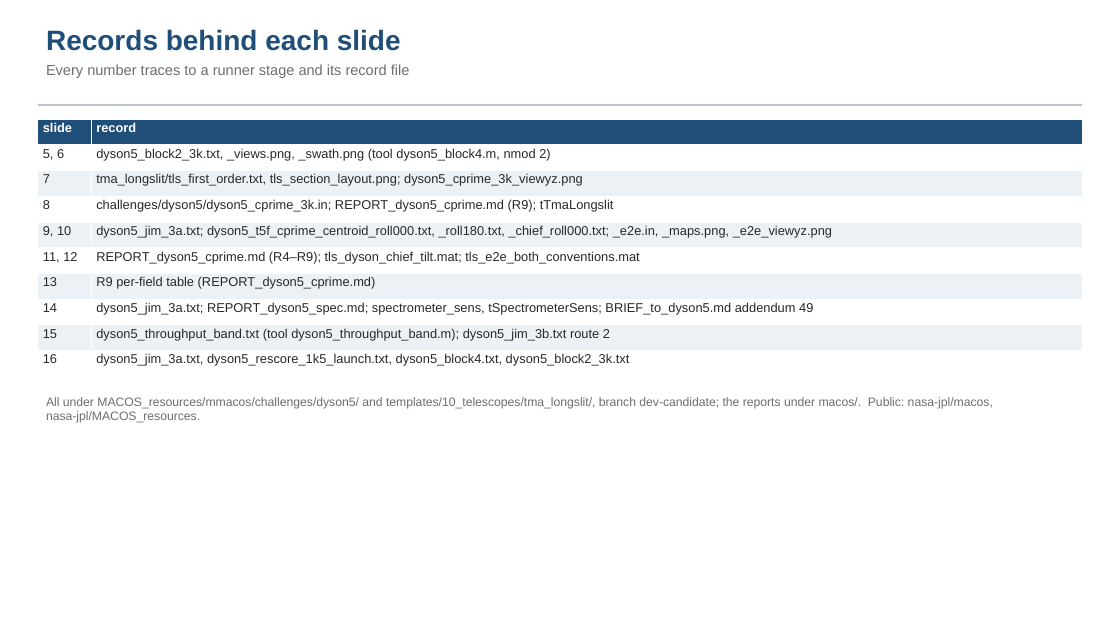
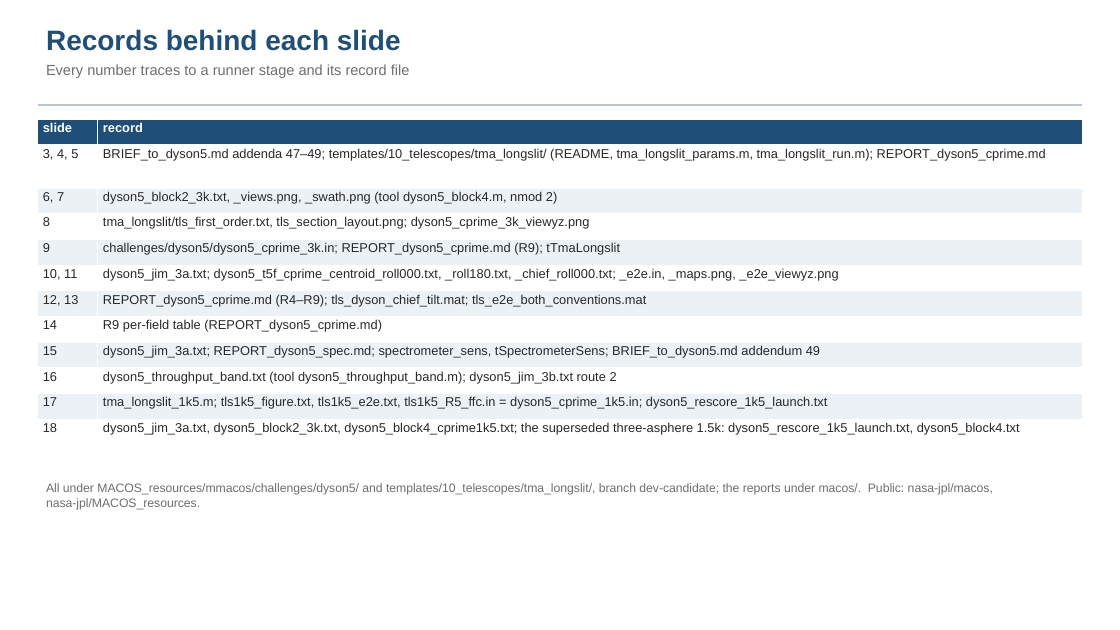
Before and after one commit to nasa-jpl/macos, a slide deck: slide 28 of demo_session/deck_dyson_3k_baseline.pptx (slide 26 before the commit). Drawn at 1120x630 pixels with LibreOffice and Linux fonts; fonts in the diff are those of the drawing. Boxes give left, top, right and bottom in pixels: in the first picture for what was removed or moved away, otherwise in the second. Text is boxed around its words. In the diff, an @@ line names an element or a change of style, - is before the commit and + after.

```diff
--- a/demo_session/deck_dyson_3k_baseline.pptx
+++ b/demo_session/deck_dyson_3k_baseline.pptx
@@ table at (38, 119, 1083, 463) @@
-row 2: 5, 6 | dyson5_block2_3k.txt, _views.png, _swath.png (tool dyson5_block4.m, nmod 2)
-row 3: 7 | tma_longslit/tls_first_order.txt, tls_section_layout.png; dyson5_cprime_3k_viewyz.png
-row 4: 8 | challenges/dyson5/dyson5_cprime_3k.in; REPORT_dyson5_cprime.md (R9); tTmaLongslit
-row 5: 9, 10 | dyson5_jim_3a.txt; dyson5_t5f_cprime_centroid_roll000.txt, _roll180.txt, _chief_roll000.txt; _e2e.in, _maps.png, _e2e_viewyz.png
-row 6: 11, 12 | REPORT_dyson5_cprime.md (R4–R9); tls_dyson_chief_tilt.mat; tls_e2e_both_conventions.mat
-row 7: 13 | R9 per-field table (REPORT_dyson5_cprime.md)
-row 8: 14 | dyson5_jim_3a.txt; REPORT_dyson5_spec.md; spectrometer_sens, tSpectrometerSens; BRIEF_to_dyson5.md addendum 49
-row 9: 15 | dyson5_throughput_band.txt (tool dyson5_throughput_band.m); dyson5_jim_3b.txt route 2
-row 10: 16 | dyson5_jim_3a.txt, dyson5_rescore_1k5_launch.txt, dyson5_block4.txt, dyson5_block2_3k.txt
+row 2: 3, 4, 5 | BRIEF_to_dyson5.md addenda 47–49; templates/10_telescopes/tma_longslit/ (README, tma_longslit_params.m, tma_longslit_run.m); REPORT_dyson5_cprime.md
+row 3: 6, 7 | dyson5_block2_3k.txt, _views.png, _swath.png (tool dyson5_block4.m, nmod 2)
+row 4: 8 | tma_longslit/tls_first_order.txt, tls_section_layout.png; dyson5_cprime_3k_viewyz.png
+row 5: 9 | challenges/dyson5/dyson5_cprime_3k.in; REPORT_dyson5_cprime.md (R9); tTmaLongslit
+row 6: 10, 11 | dyson5_jim_3a.txt; dyson5_t5f_cprime_centroid_roll000.txt, _roll180.txt, _chief_roll000.txt; _e2e.in, _maps.png, _e2e_viewyz.png
+row 7: 12, 13 | REPORT_dyson5_cprime.md (R4–R9); tls_dyson_chief_tilt.mat; tls_e2e_both_conventions.mat
+row 8: 14 | R9 per-field table (REPORT_dyson5_cprime.md)
+row 9: 15 | dyson5_jim_3a.txt; REPORT_dyson5_spec.md; spectrometer_sens, tSpectrometerSens; BRIEF_to_dyson5.md addendum 49
+row 10: 16 | dyson5_throughput_band.txt (tool dyson5_throughput_band.m); dyson5_jim_3b.txt route 2
+row 11: 17 | tma_longslit_1k5.m; tls1k5_figure.txt, tls1k5_e2e.txt, tls1k5_R5_ffc.in = dyson5_cprime_1k5.in; dyson5_rescore_1k5_launch.txt
+row 12: 18 | dyson5_jim_3a.txt, dyson5_block2_3k.txt, dyson5_block4_cprime1k5.txt; the superseded three-asphere 1.5k: dyson5_rescore_1k5_launch.txt, dyson5_block4.txt
@@ text "All under MACOS_resources/mmacos/challenges/dyson5/ and temp ...": place and size @@
-text "All under MACOS_resources/mmacos/challenges/dyson5/ and temp ..." at (46, 397, 993, 423)
+text "All under MACOS_resources/mmacos/challenges/dyson5/ and temp ..." at (46, 483, 993, 510)
```
Also in this commit, not shown: 19 other slides changed, 2 slides added, 3 other files.
